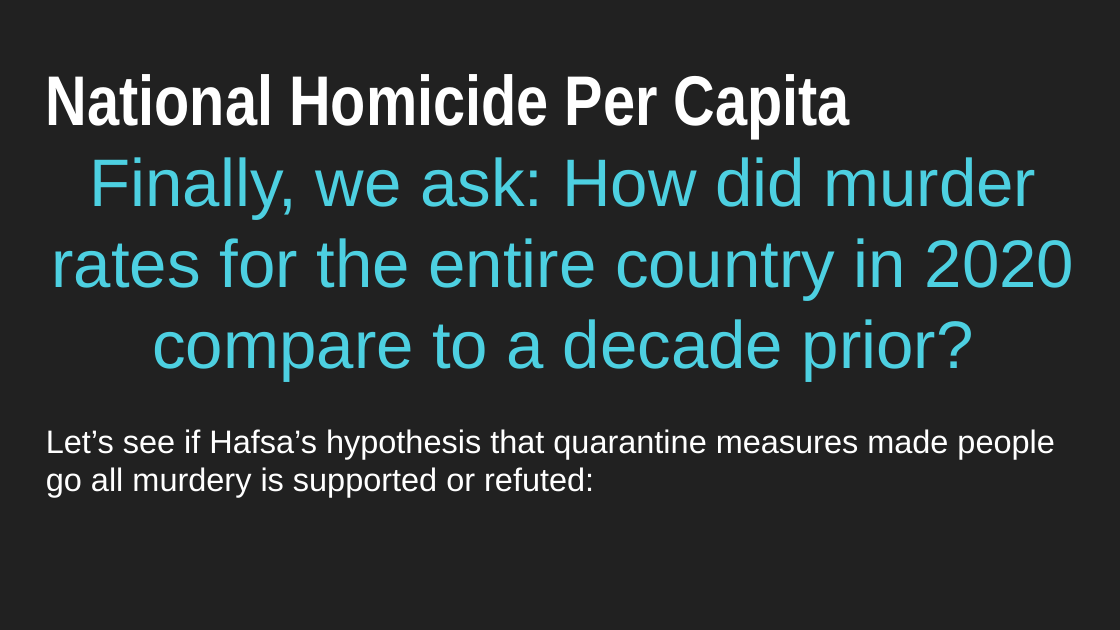
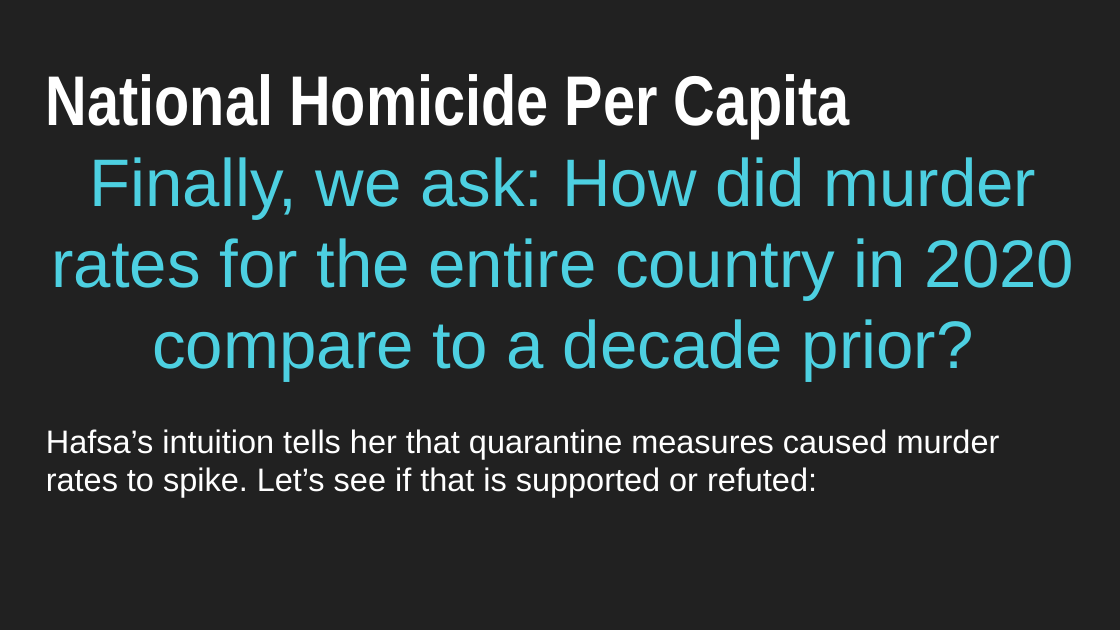
Before and after one commit to N-J-Miller/Project_1, a slide deck: slide 7 of Exploratory Data Analysis.pptx. Drawn at 1120x630 pixels with LibreOffice and Linux fonts; fonts in the diff are those of the drawing. Boxes give left, top, right and bottom in pixels: in the first picture for what was removed or moved away, otherwise in the second. Text is boxed around its words. In the diff, an @@ line names an element or a change of style, - is before the commit and + after.

Commit message:
Add files via upload
Edited the flippant remark to tone it down a bit. Still left it a *little* joking. And did NOT make it an actual hypothesis, because we already have those and I want to lighten the tone a teensy bit.

```diff
--- a/Exploratory Data Analysis.pptx
+++ b/Exploratory Data Analysis.pptx
@@ title at box(46, 429, 1000, 498): text changed @@
-Let’s see if Hafsa’s hypothesis that quarantine measures made people go all murdery is supported or refuted:
+Hafsa’s intuition tells her that quarantine measures caused murder rates to spike. Let’s see if that is supported or refuted:
```
Also in this commit, not shown: 1 other slide changed.
